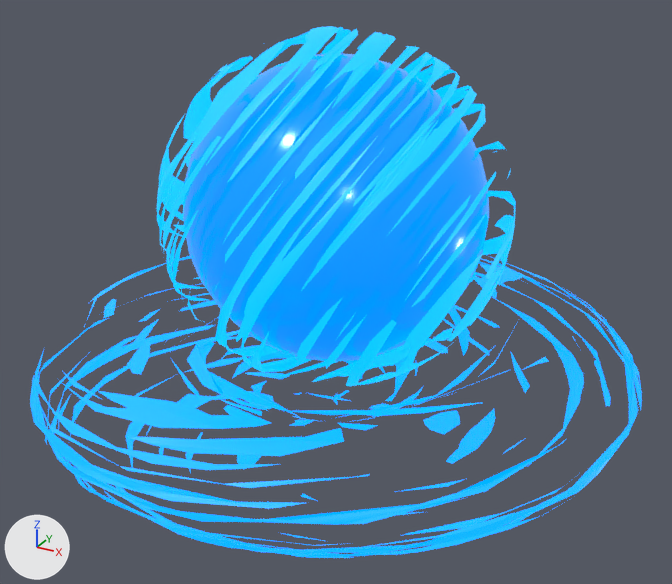
A saved change to the glTF model scenes/vfx_test/Ball.glb.
The view is the same before and after, from a 50 mm camera at (2.4, -4.36, 1.68) aimed at (0.06, -0.11, -0.45). The axes (+X, +Y, +Z) are drawn at lower left. The lights are the same throughout. Where no turn or scale is listed for an object, it has been applied to the vertices. Vertices at the same position are counted once.

Objects in the first picture: 'Ball', 'Base', 'Outer'.
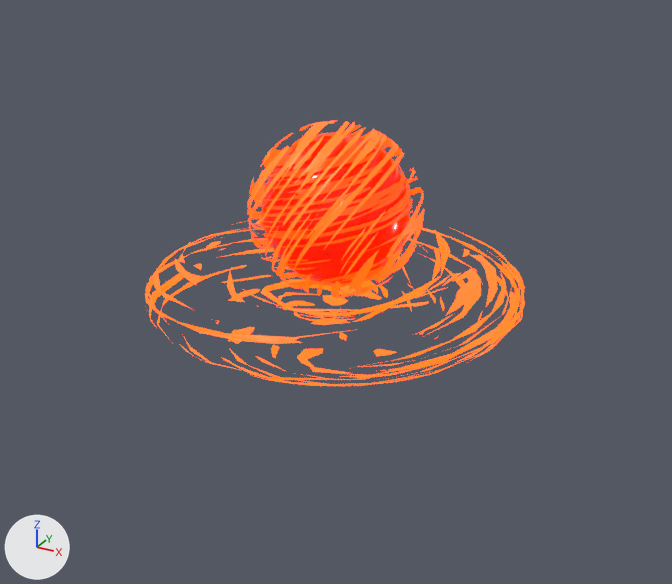
Where the newer file only moved an object's origin or applied its transform, the numbers keep the older frame.

Where the change shows, as pixel boxes [x1, y1, x2, y2] in the pictures (672 x 584 px):
'Ball', deleted (blue): before [183, 53, 489, 361]
'Base', recoloured, mesh turned: before [30, 255, 642, 558]; after [145, 217, 525, 386]
'Outer', surface changed, turned, rescaled: before [157, 26, 516, 386]; after [248, 120, 424, 298]
'Core', added (red): after [261, 136, 410, 284]
'Inner', added: after [259, 133, 412, 286]

What changed in the scene script:
```text
Change mat_ballmat:
    mat_ballmat.base_color: (0.0, 0.106, 0.468) -> (0.941, 0.0194, 0.0)  # blue #005cb6 -> red #f82600
    mat_ballmat.emission_color: (0.0, 0.247, 0.889) -> (0.148, 0.00151, 0.0)  # blue #0088f2 -> dark red #6b0500
Change mat_basemat:
    mat_basemat.base_color: (0.0, 0.0649, 0.8) -> (0.8, 0.0, 0.0224)  # blue #0048e7 -> red #e70029
    mat_basemat.emission_color: (0.0, 0.279, 1.0) -> (1.0, 0.147, 0.0)  # blue #0090ff -> orange #ff6b00
Change mat_outermat:
    where n0 = _N.new('ShaderNodeBsdfPrincipled'); n0.name = 'Principled BSDF'
    n0.inputs[0].default_value: (0.0, 0.0649, 0.8, 1.0) -> (1.0, 0.135, 0.0169, 1.0)  # 'Base Color', blue #0048e7 -> 'Base Color', orange #ff6723
    add n0.inputs[27].default_value = (1.0, 0.0248, 0.0, 1.0)  # 'Emission Color', red #ff2c00
    n0.inputs[28].default_value: 1.0 -> 5.0  # 'Emission Strength'
    remove n2 = _N.new('ShaderNodeTexImage'); n2.name = 'Image Texture'
    remove n2.image = img_emissive
    remove _L.new(n2.outputs[0], n0.inputs[27])  # 'Color' to 'Emission Color'
Add mat_innermat:
    mat_innermat = principled_material('InnerMat')
    mat_innermat.base_color = (0.99, 0.0186, 0.0)  # red #fe2500
    mat_innermat.emission_color = (1.0, 0.017, 0.0)  # red #ff2300
    mat_innermat.emission_strength = 5.0
Change me_base:
    where me_base.from_pydata(...)  # 1286 vertices, 1434 faces; spans x -1.73..1.75, y -1.75..1.74, z -0.46..0.27
    used by ob_base; location = (0.0, 0.0, -0.916)
    me_base part 1: the whole mesh is turned 92.3 degrees about the z axis through its middle and scaled by 0.62, then moved by (-0.01, 0.01, 0.49)
Add me_inner:
    me_inner.from_pydata(...)  # 1743 vertices, 2343 faces; spans x -0.426..0.425, y -0.43..0.429, z -0.427..0.427
    me_inner.materials.append(mat_innermat)  # red #fe2500
Add me_core:
    me_core.from_pydata(...)  # a UV sphere (32 segments, 16 rings, poles along z) spanning x -0.417..0.417, y -0.417..0.417, z -0.417..0.417
    me_core.materials.append(mat_ballmat)  # red #f82600
Remove ob_ball:
    ob_ball = bpy.data.objects.new('Ball', me_ball)
    ob_ball.location = (0.0, 0.0, 0.0)
Change ob_outer:
    ob_outer.scale: (2.0, 2.0, 2.0) -> (1.0, 1.0, 1.0)
    ob_outer.rotation_euler: (0.102, 0.785, 0.0) -> (0.618, 0.785, 0.0)  # degrees (5.8, 45, 0) -> degrees (35, 45, 0)
Add ob_inner:
    ob_inner = bpy.data.objects.new('Inner', me_inner)
    ob_inner.location = (0.0, 0.0, 0.0)
Add ob_core:
    ob_core = bpy.data.objects.new('Core', me_core)
    ob_core.location = (0.0, 0.0, 0.0)
```
